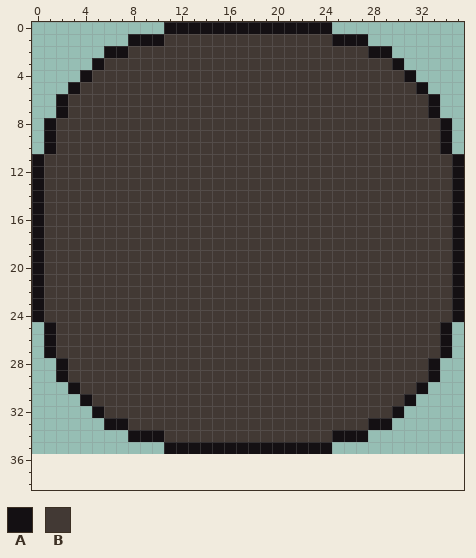
Edited in one commit: pixel-art sprite (assets/coins/tetrobol.png). This is how it looked before the edit.
The file is 36x36 pixels. The old version is drawn lined up with the new one, on the new canvas.
Palette (. is transparent): A #141013  B #423934
Pixels before, first column x 0:
 0 ...........AAAAAAAAAAAAAA...........
 1 ........AAABBBBBBBBBBBBBBAAA........
 2 ......AABBBBBBBBBBBBBBBBBBBBAA......
 3 .....ABBBBBBBBBBBBBBBBBBBBBBBBA.....
 4 ....ABBBBBBBBBBBBBBBBBBBBBBBBBBA....
 5 ...ABBBBBBBBBBBBBBBBBBBBBBBBBBBBA...
 6 ..ABBBBBBBBBBBBBBBBBBBBBBBBBBBBBBA..
 7 ..ABBBBBBBBBBBBBBBBBBBBBBBBBBBBBBA..
 8 .ABBBBBBBBBBBBBBBBBBBBBBBBBBBBBBBBA.
 9 .ABBBBBBBBBBBBBBBBBBBBBBBBBBBBBBBBA.
10 .ABBBBBBBBBBBBBBBBBBBBBBBBBBBBBBBBA.
11 ABBBBBBBBBBBBBBBBBBBBBBBBBBBBBBBBBBA
12 ABBBBBBBBBBBBBBBBBBBBBBBBBBBBBBBBBBA
13 ABBBBBBBBBBBBBBBBBBBBBBBBBBBBBBBBBBA
14 ABBBBBBBBBBBBBBBBBBBBBBBBBBBBBBBBBBA
15 ABBBBBBBBBBBBBBBBBBBBBBBBBBBBBBBBBBA
16 ABBBBBBBBBBBBBBBBBBBBBBBBBBBBBBBBBBA
17 ABBBBBBBBBBBBBBBBBBBBBBBBBBBBBBBBBBA
18 ABBBBBBBBBBBBBBBBBBBBBBBBBBBBBBBBBBA
19 ABBBBBBBBBBBBBBBBBBBBBBBBBBBBBBBBBBA
20 ABBBBBBBBBBBBBBBBBBBBBBBBBBBBBBBBBBA
21 ABBBBBBBBBBBBBBBBBBBBBBBBBBBBBBBBBBA
22 ABBBBBBBBBBBBBBBBBBBBBBBBBBBBBBBBBBA
23 ABBBBBBBBBBBBBBBBBBBBBBBBBBBBBBBBBBA
24 ABBBBBBBBBBBBBBBBBBBBBBBBBBBBBBBBBBA
25 .ABBBBBBBBBBBBBBBBBBBBBBBBBBBBBBBBA.
26 .ABBBBBBBBBBBBBBBBBBBBBBBBBBBBBBBBA.
27 .ABBBBBBBBBBBBBBBBBBBBBBBBBBBBBBBBA.
28 ..ABBBBBBBBBBBBBBBBBBBBBBBBBBBBBBA..
29 ..ABBBBBBBBBBBBBBBBBBBBBBBBBBBBBBA..
30 ...ABBBBBBBBBBBBBBBBBBBBBBBBBBBBA...
31 ....ABBBBBBBBBBBBBBBBBBBBBBBBBBA....
32 .....ABBBBBBBBBBBBBBBBBBBBBBBBA.....
33 ......AABBBBBBBBBBBBBBBBBBBBAA......
34 ........AAABBBBBBBBBBBBBBAAA........
35 ...........AAAAAAAAAAAAAA...........
Once edited:
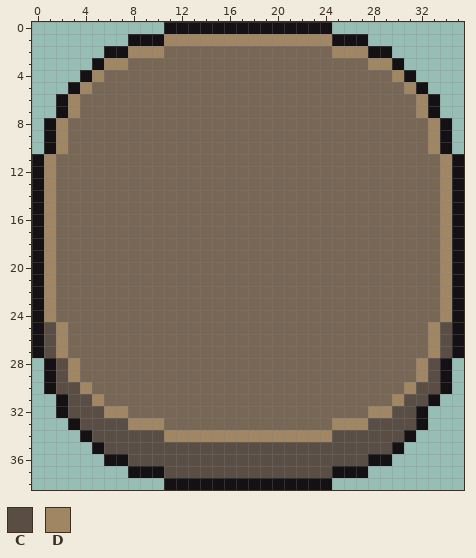
Colours new in this view: C #5a4e44  D #a08662
Diff:
canvas 36x36 -> 36x39
colour B: #423934 -> #796755
Changed rows in their new state; - is a pixel that keeps its letter.
first column x 0:
 1 -----------DDDDDDDDDDDDDD-----------
 2 --------DDD--------------DDD--------
 3 ------DD--------------------DD------
 4 -----D------------------------D-----
 5 ----D--------------------------D----
 6 ---D----------------------------D---
 7 ---D----------------------------D---
 8 --D------------------------------D--
 9 --D------------------------------D--
10 --D------------------------------D--
11 -D--------------------------------D-
12 -D--------------------------------D-
13 -D--------------------------------D-
14 -D--------------------------------D-
15 -D--------------------------------D-
16 -D--------------------------------D-
17 -D--------------------------------D-
18 -D--------------------------------D-
19 -D--------------------------------D-
20 -D--------------------------------D-
21 -D--------------------------------D-
22 -D--------------------------------D-
23 -D--------------------------------D-
24 -D--------------------------------D-
25 ACD------------------------------DCA
26 ACD------------------------------DCA
27 ACD------------------------------DCA
28 -ACD----------------------------DCA-
29 -ACD----------------------------DCA-
30 -ACCD--------------------------DCCA-
31 --ACCD------------------------DCCA--
32 --ACCCDD--------------------DDCCA---
33 ---ACCCCDDD--------------DDDCCCCA---
34 ----ACCCCCCDDDDDDDDDDDDDDCCCCCCA----
35 -----ACCCCCCCCCCCCCCCCCCCCCCCCA-----
36 ------AACCCCCCCCCCCCCCCCCCCCAA------
37 --------AAACCCCCCCCCCCCCCAAA--------
38 -----------AAAAAAAAAAAAAA-----------
Boxes around the changes in both pictures, in picture pixels (x1, y1, x2, y2):
changed: (32, 34, 464, 490)
